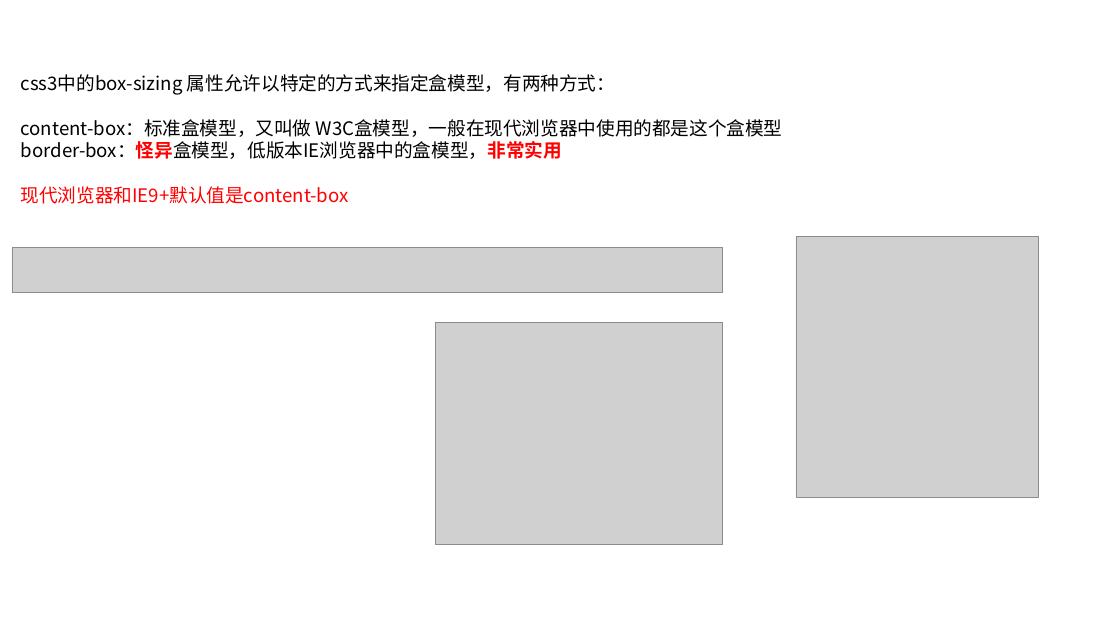
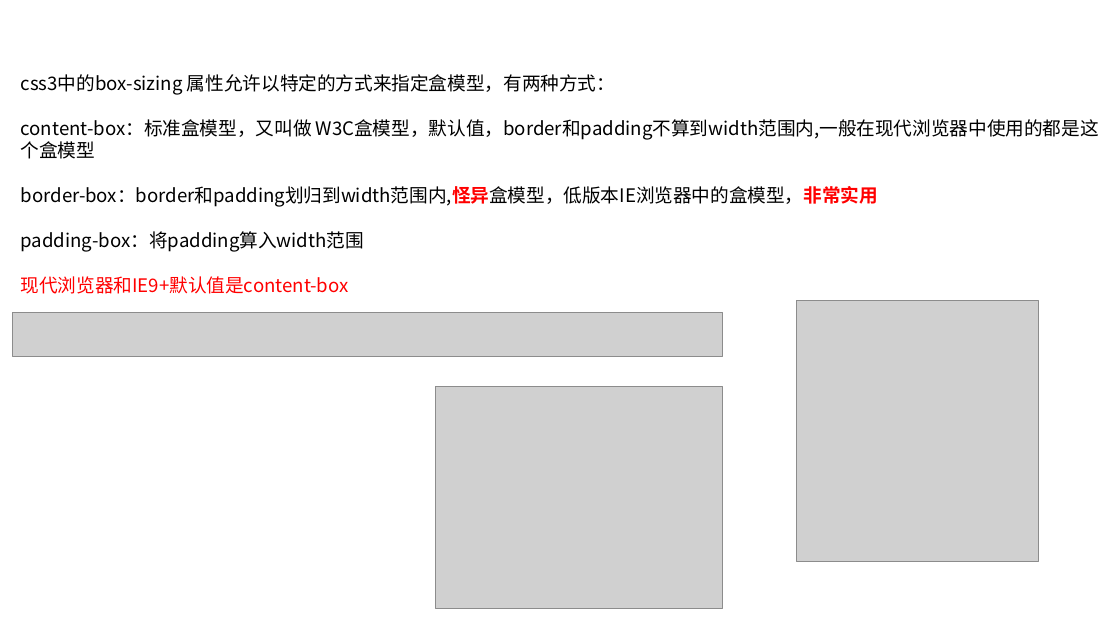
Before and after one commit to linkknown/PPT, a slide deck: slide 32 of 前端PPT/css 简介.pptx (slide 31 before the commit). Drawn at 1120x630 pixels with LibreOffice and Linux fonts; fonts in the diff are those of the drawing; grey boxes stand for pictures; background and template pictures are left out. Boxes give left, top, right and bottom in pixels: in the first picture for what was removed or moved away, otherwise in the second. Text is boxed around its words. In the diff, an @@ line names an element or a change of style, - is before the commit and + after.

```diff
--- a/前端PPT/css 简介.pptx
+++ b/前端PPT/css 简介.pptx
@@ text at (21,119,1099,252): text changed @@
-content-box：标准盒模型，又叫做 W3C盒模型，一般在现代浏览器中使用的都是这个盒模型
-border-box：怪异盒模型，低版本IE浏览器中的盒模型，非常实用
+content-box：标准盒模型，又叫做 W3C盒模型，默认值，border和padding不算到width范围内,一般在现代浏览器中使用的都是这个盒模型
+border-box：border和padding划归到width范围内,怪异盒模型，低版本IE浏览器中的盒模型，非常实用
+padding-box：将padding算入width范围
@@ 3 pictures: place and size @@
-3 pictures at (13,236,1038,544)
+3 pictures at (13,301,1038,608)
```
Also in this commit, not shown: 10 other slides changed, 1 slide added.
